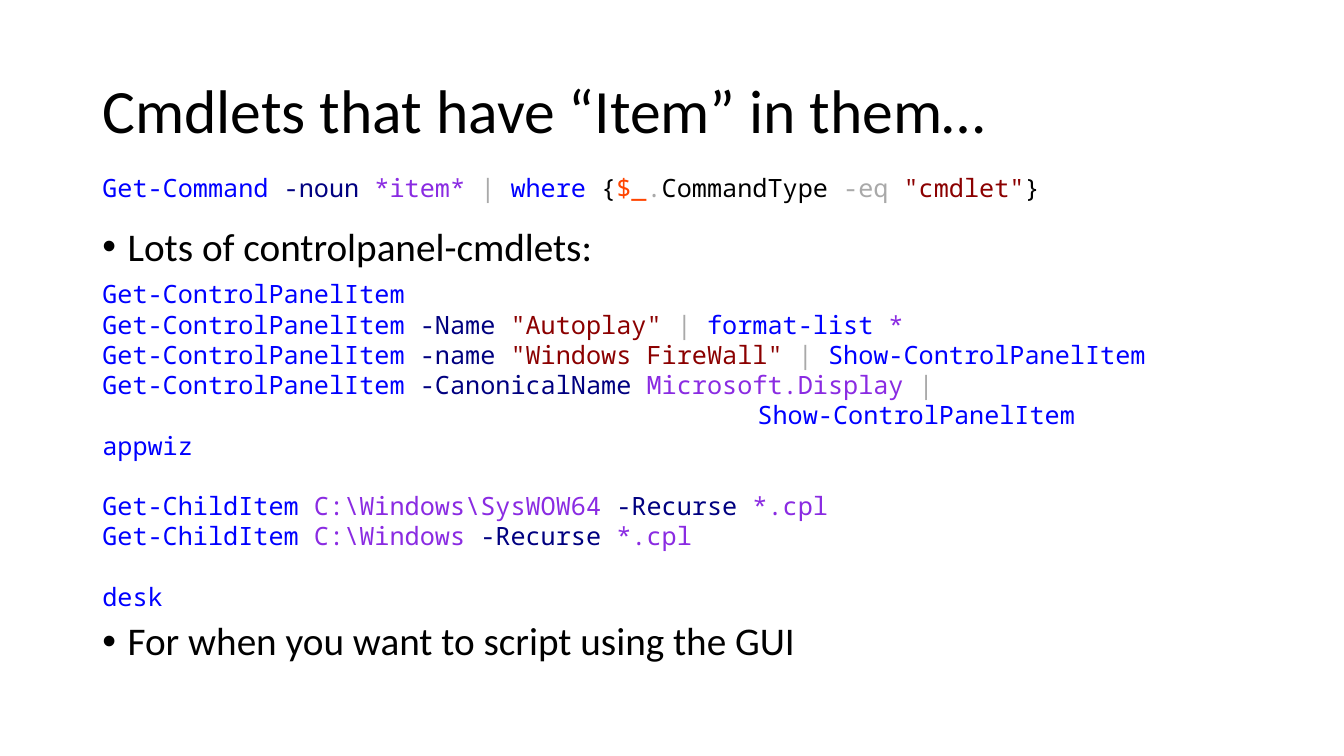
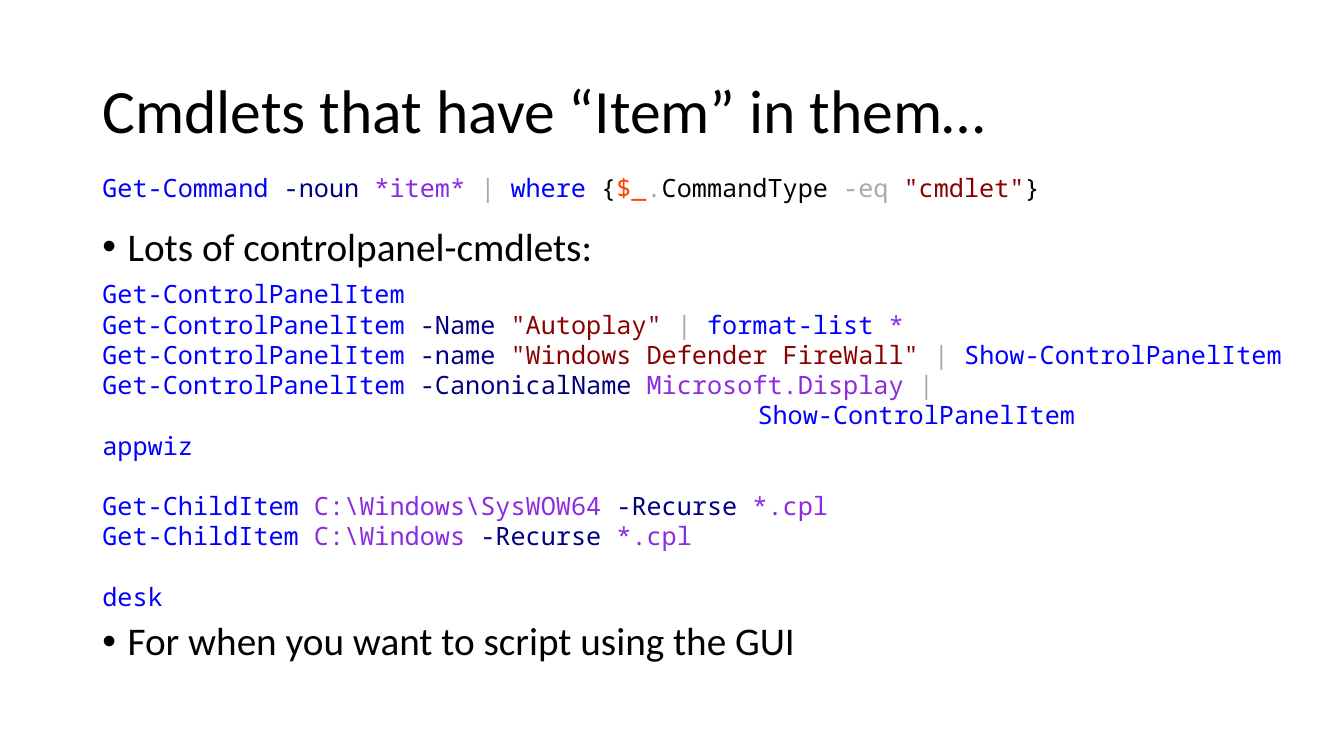
Before and after one commit to mjochen/PS-Technologies, a slide deck: slide 19 of The_navigation_model/The navigation model.pptx. Drawn at 1344x756 pixels with LibreOffice and Linux fonts; fonts in the diff are those of the drawing. Boxes give left, top, right and bottom in pixels: in the first picture for what was removed or moved away, otherwise in the second. Text is boxed around its words. In the diff, an @@ line names an element or a change of style, - is before the commit and + after.

```diff
--- a/The_navigation_model/The navigation model.pptx
+++ b/The_navigation_model/The navigation model.pptx
@@ text at bbox=[102, 344, 1282, 365]: text changed @@
-Get-ControlPanelItem -name "Windows FireWall" | Show-ControlPanelItem
+Get-ControlPanelItem -name "Windows Defender FireWall" | Show-ControlPanelItem
```
Also in this commit, not shown: 8 other files.
